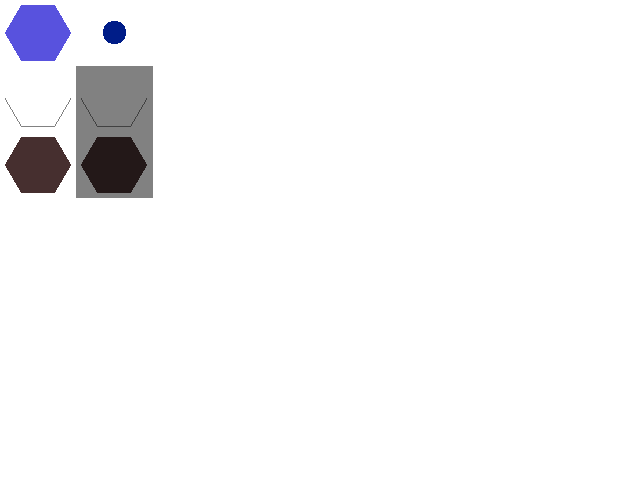
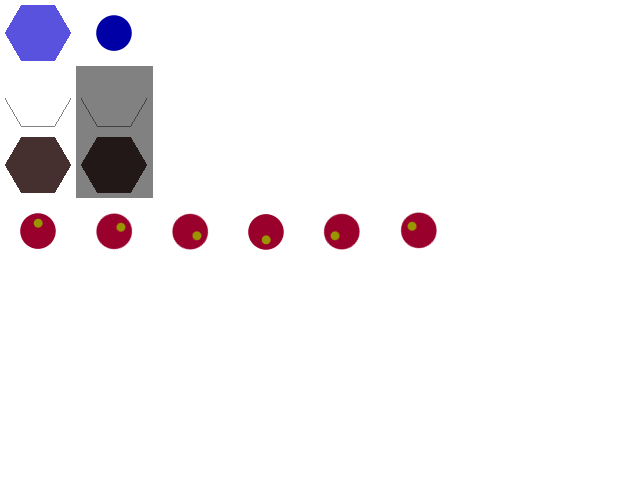
Layer changes from the first 640 x 480 image to the second:
painted on "Tło" over [20, 15, 438, 250]
